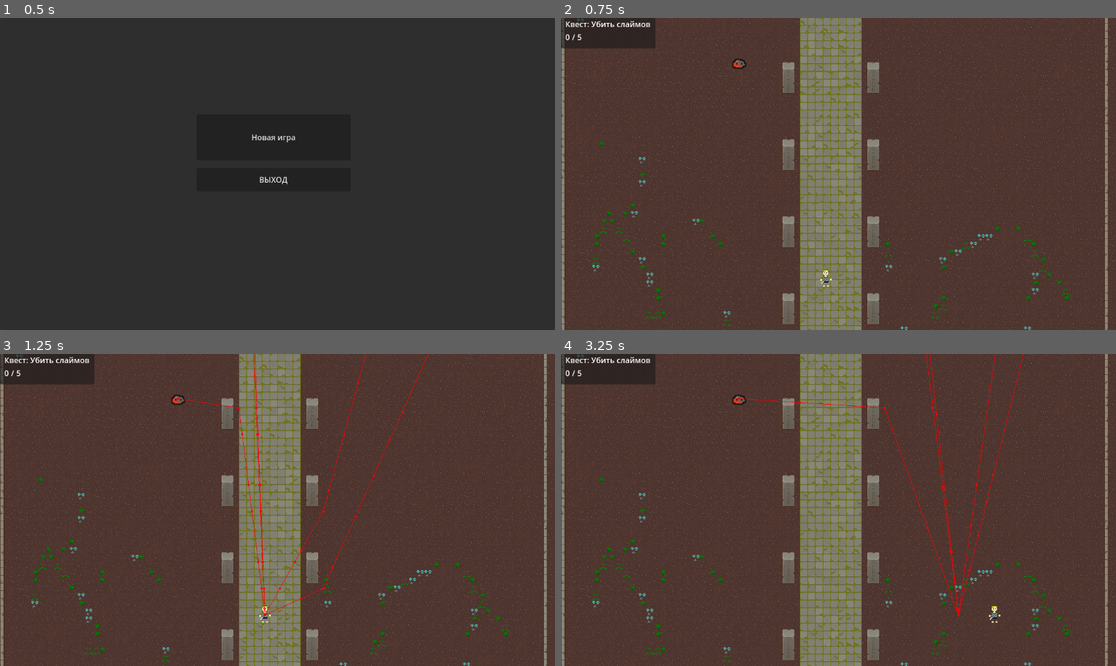
Above: before the commit, frames 1-4 (two rows, left to right).
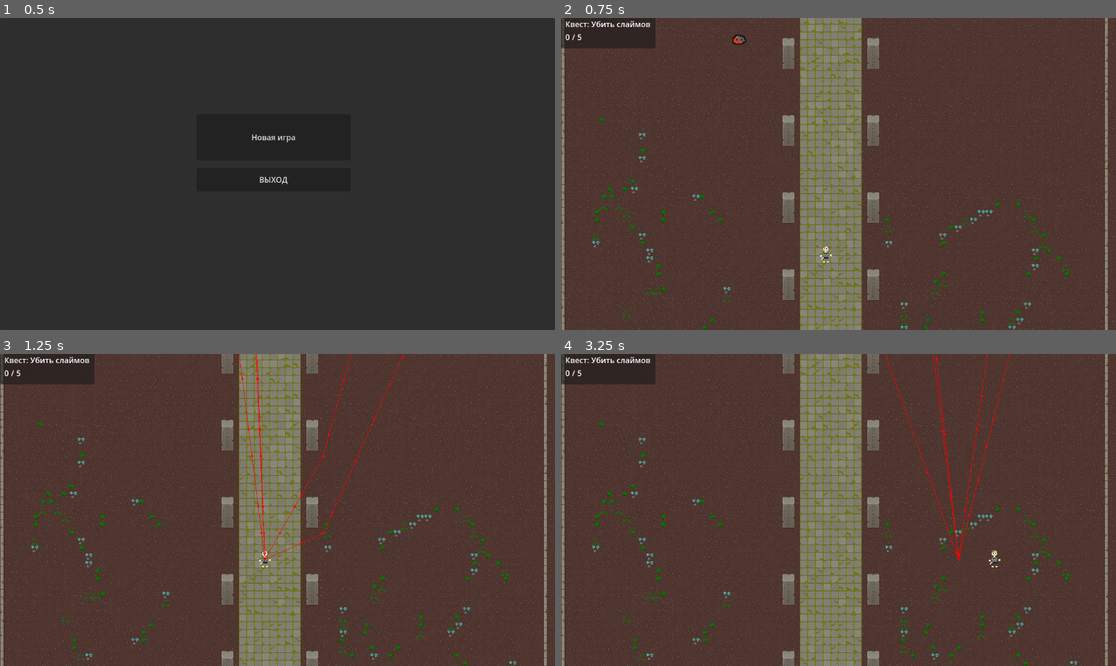
Above: after the commit, the same moments.

Repository: lunaro-4/WerewolfDestroyers
Game: Godot game, scene res://Scenes/MainMenu.tscn
Same seed, same stepped clock (60 frames per second), same inputs: the game is played once before the commit and once after it. The engine's default icon, where the game draws it, is replaced by a stand-in: a white triangle on a blue panel in a dark square.
Inputs (mouse positions are in pixels of both pictures, inside the frame that each line leads up to):
- Up to frame 1 (0.5 s): no input
- Up to frame 2 (0.75 s): click "Новая игра" at 0.5 s
- Up to frame 3 (1.25 s): no input
- Up to frame 4 (3.25 s): tap Enter (Suget) at 1.25 s; move the mouse to (960, 494) at 1.27 s; hold Right (right) 1.28-2 s; click (960, 494) at 1.35 s; tap Tab (Shop) at 1.52 s; drag from (727, 525) to (927, 616) at 2.02 s; move the mouse to (894, 441) at 2.77 s; hold Right (right) from 2.78 s (still down); tap Z at 2.85 s

Frame 1 is identical in both runs. In frame 2, 10% of the frame differs, in the area x 0-100%, y 0-100%; in frame 3, 12%; in frame 4, 12%.
Error before the commit: Invalid access to property or key 'globl_position' on a base object of type 'Camera2D'. (res://Scripts/player_start_scene.gd:24)

Commit message:
Пофиксил говно

Diff:
--- a/Scripts/player_start_scene.gd
+++ b/Scripts/player_start_scene.gd
@@ -21,7 +21,7 @@
 signal on_on_boss_death
 
 func _process(delta):
-	if camera.globl_position.y - 100 < player.global_position.y:
+	if camera.global_position.y - 100 < player.global_position.y:
 		camera.global_position.y += 5
 	if camera.global_position.y + 100 > player.global_position.y:
 		camera.global_position.y -= 5
